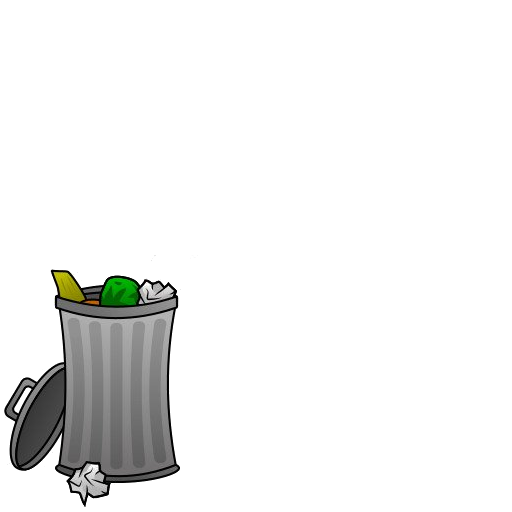
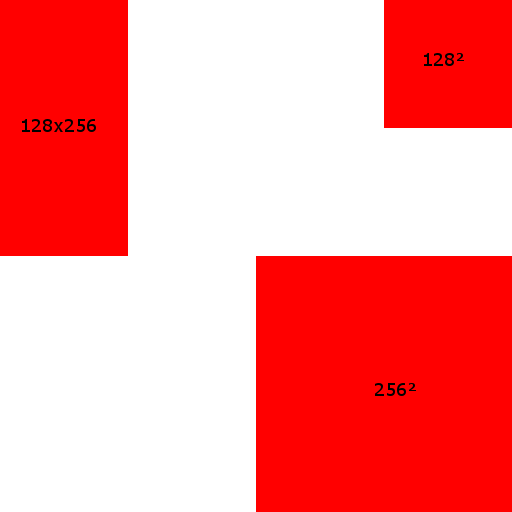
Revision of a layered w=512, h=512 image; what changed, layer by layer:
removed layer "Arrière-plan" over [4, 255, 198, 507]
added layer "..." above "Dummies" over [22, 53, 464, 396]
added layer "Dummies" over [0, 0, 512, 512]
